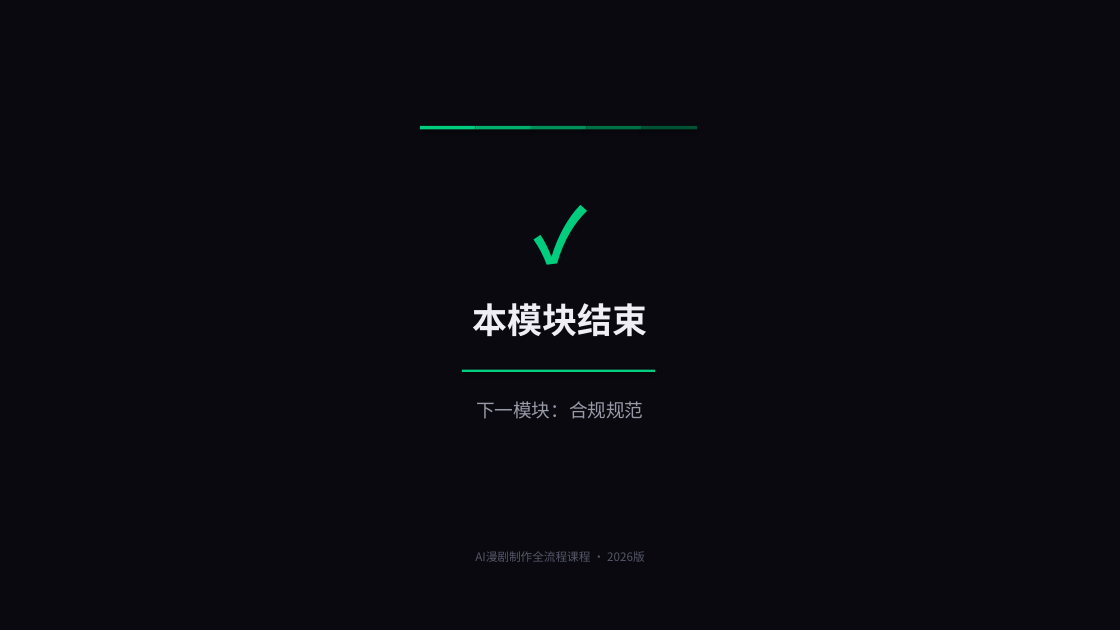
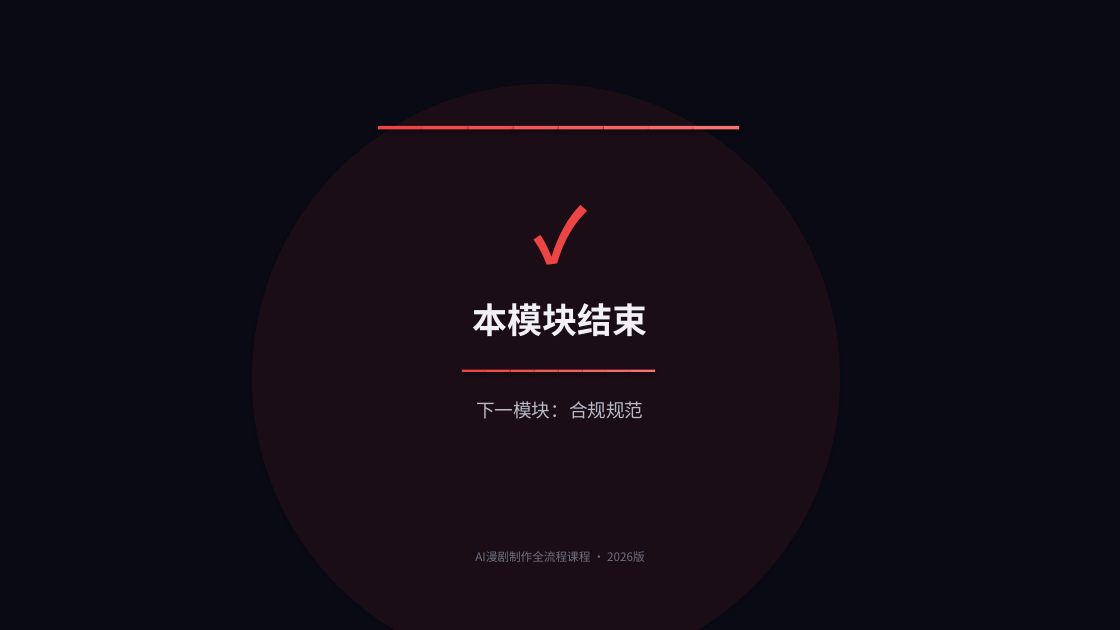
Before and after one commit to lichangjiang932-ship-it/ai-video-class, a slide deck: slide 13 of AI漫剧制作课程/PPT课件/模块15-分发变现.pptx. Drawn at 1120x630 pixels with LibreOffice and Linux fonts; fonts in the diff are those of the drawing. Boxes give left, top, right and bottom in pixels: in the first picture for what was removed or moved away, otherwise in the second. Text is boxed around its words. In the diff, an @@ line names an element or a change of style, - is before the commit and + after.

Commit message:
PPT视觉升级v8: 渐变背景+多彩配色+光晕装饰+动画切换
- 每个模块独立配色(18种)，告别单一颜色
- 新增渐变色条、光晕背景、点阵装饰等视觉元素
- 新增幻灯片切换动画(fade)
- 封面重新设计：大渐变+几何装饰+光晕
- 卡片组件升级：圆角+渐变顶部条+光晕效果
- 数据卡片增加趋势标签
- 所有18个PPT课件重新生成

```diff
--- a/AI漫剧制作课程/PPT课件/模块15-分发变现.pptx
+++ b/AI漫剧制作课程/PPT课件/模块15-分发变现.pptx
@@ background #09090F to #0A0A14 @@
@@ ellipse added at box(252, 84, 840, 630), fill #EF4444 at 8% opacity @@
@@ rectangle: place and size @@
-rectangle at box(476, 126, 531, 129)
+rectangle at box(378, 126, 423, 129)
@@ rectangle at box(378, 126, 423, 129): fill #00AF6B to #EF4444 @@
@@ rectangle: place and size @@
-rectangle at box(531, 126, 586, 129)
+rectangle at box(423, 126, 469, 129)
@@ rectangle at box(423, 126, 469, 129): fill #009058 to #F04A4A @@
@@ rectangle: place and size @@
-rectangle at box(586, 126, 642, 129)
+rectangle at box(469, 126, 514, 129)
@@ rectangle at box(469, 126, 514, 129): fill #007145 to #F15050 @@
@@ rectangle: place and size @@
-rectangle at box(642, 126, 697, 129)
+rectangle at box(513, 126, 559, 129)
@@ rectangle at box(513, 126, 559, 129): fill #005232 to #F25757 @@
@@ rectangle: place and size @@
-rectangle at box(420, 126, 476, 129)
+rectangle at box(559, 126, 604, 129)
@@ rectangle at box(559, 126, 604, 129): fill #00CE7E to #F45D5D @@
@@ rectangle added at box(604, 126, 649, 129), fill #F56464 @@
@@ rectangle: place and size @@
-rectangle at box(462, 370, 655, 372)
+rectangle at box(649, 126, 694, 129)
@@ rectangle at box(649, 126, 694, 129): fill #00CE7E to #F66A6A @@
@@ rectangle added at box(694, 126, 739, 129), fill #F87171 @@
@@ text "✓" at box(0, 185, 1120, 269): text colour #00CE7E to #EF4444 @@
@@ text "本模块结束" at box(472, 303, 647, 336): text colour #EEEEF4 to #F0F0F5 @@
@@ rectangle added at box(462, 370, 486, 372), fill #EF4444 @@
@@ rectangle added at box(486, 370, 511, 372), fill #F04A4A @@
@@ rectangle added at box(511, 370, 535, 372), fill #F15050 @@
@@ rectangle added at box(534, 370, 559, 372), fill #F25757 @@
@@ rectangle added at box(559, 370, 583, 372), fill #F45D5D @@
@@ rectangle added at box(583, 370, 607, 372), fill #F56464 @@
@@ rectangle added at box(607, 370, 631, 372), fill #F66A6A @@
@@ rectangle added at box(631, 370, 655, 372), fill #F87171 @@
@@ text "下一模块：合规规范" at box(476, 401, 643, 419): text colour #989AA8 to #B8BAC8 @@
@@ text "AI漫剧制作全流程课程 · 2026版" at box(475, 551, 644, 562): text colour #555768 to #6E7082 @@
```
Also in this commit, not shown: 12 other slides changed, 18 other files.
